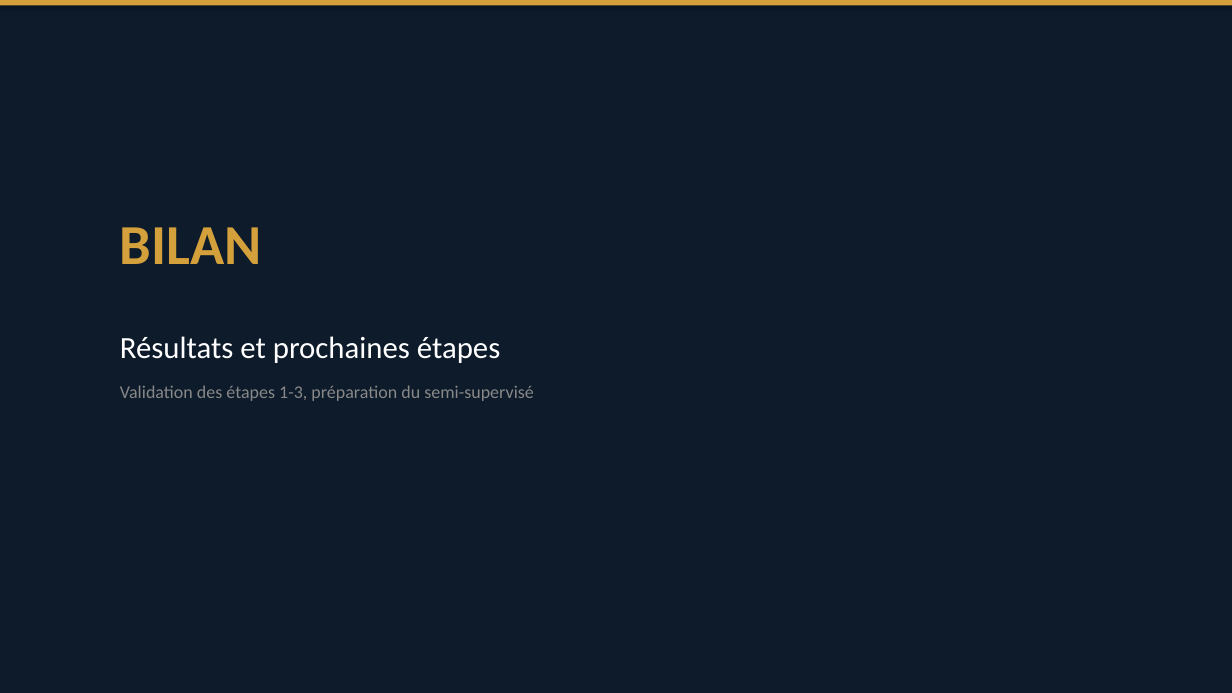
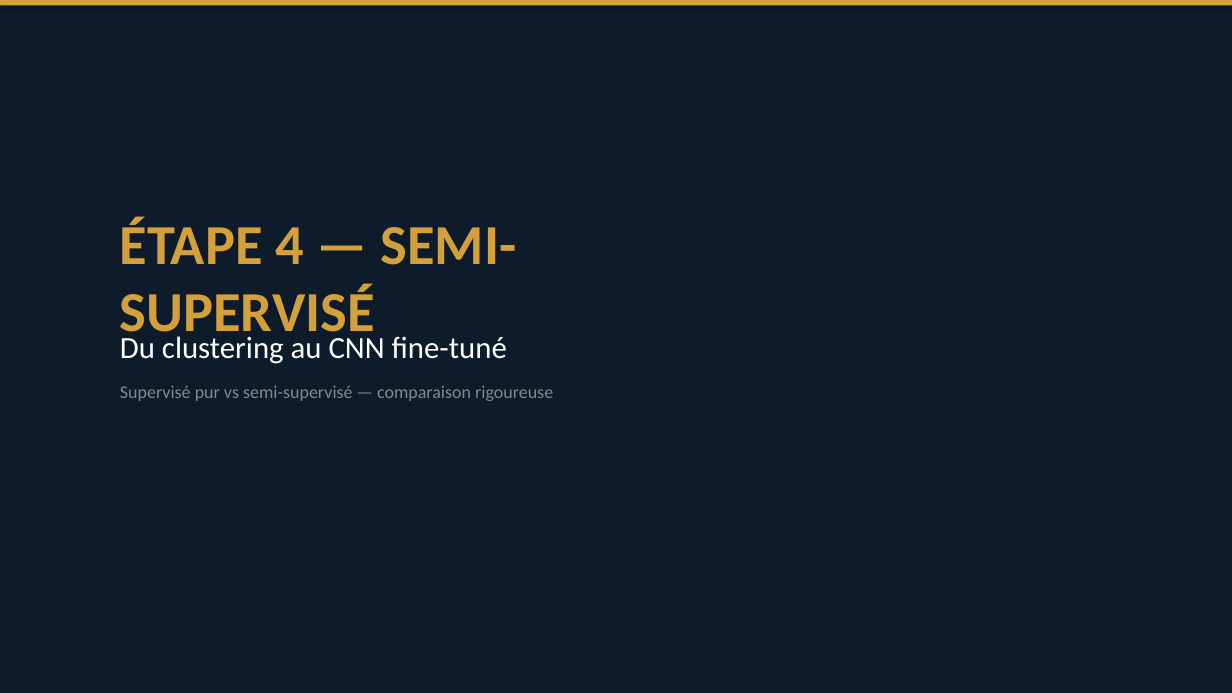
Before and after one commit to davidmedragh/projet10, a slide deck: slide 14 of livrables/projet10_presentation.pptx. Drawn at 1232x693 pixels with LibreOffice and Linux fonts; fonts in the diff are those of the drawing. Boxes give left, top, right and bottom in pixels: in the first picture for what was removed or moved away, otherwise in the second. Text is boxed around its words. In the diff, an @@ line names an element or a change of style, - is before the commit and + after.

Commit message:
feat: étape 4 — apprentissage semi-supervisé (F1 0.85, recall cancer +10%)

```diff
--- a/livrables/projet10_presentation.pptx
+++ b/livrables/projet10_presentation.pptx
@@ text at [120, 217, 517, 345]: text changed @@
-BILAN
+ÉTAPE 4 — SEMI-SUPERVISÉ
@@ text at [120, 336, 553, 401]: text changed @@
-Résultats et prochaines étapes
-Validation des étapes 1-3, préparation du semi-supervisé
+Du clustering au CNN fine-tuné
+Supervisé pur vs semi-supervisé — comparaison rigoureuse
```
Also in this commit, not shown: 1 other slide changed, 1 slide added, 1 slide removed, 5 other files.
